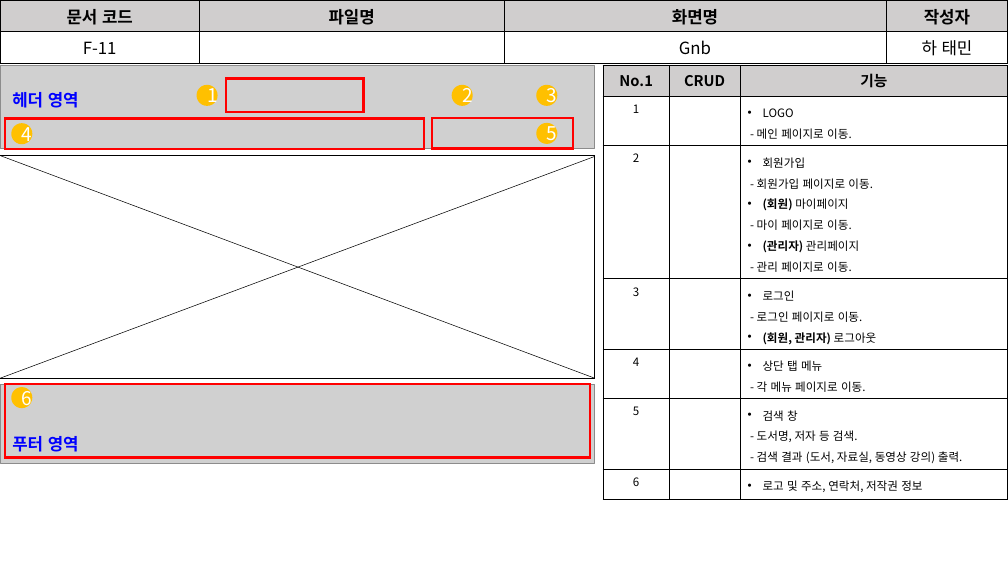
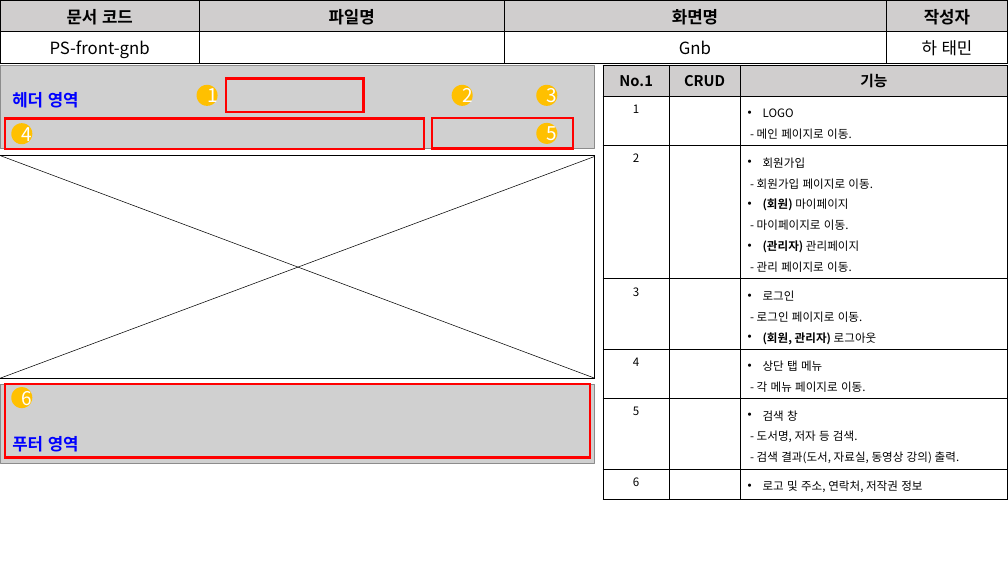
Before and after one commit to David-Ha-1217/Publisher_Portfolio, a slide deck: slide 6 of Documents/화면설계서.pptx. Drawn at 1008x567 pixels with LibreOffice and Linux fonts; fonts in the diff are those of the drawing; grey boxes stand for pictures. Boxes give left, top, right and bottom in pixels: in the first picture for what was removed or moved away, otherwise in the second. Text is boxed around its words. In the diff, an @@ line names an element or a change of style, - is before the commit and + after.

```diff
--- a/Documents/화면설계서.pptx
+++ b/Documents/화면설계서.pptx
@@ table at (0,0,1008,62) @@
-row 2, column 1: F-11
+row 2, column 1: PS-front-gnb
@@ table at (603,66,1008,496) @@
-row 3, column 3: 회원가입 / - 회원가입 페이지로 이동. / (회원) 마이페이지 / - 마이 페이지로 이동. / (관리자) 관리페이지 / - 관리 페이지로 이동.
+row 3, column 3: 회원가입 / - 회원가입 페이지로 이동. / (회원) 마이페이지 / - 마이페이지로 이동. / (관리자) 관리페이지 / - 관리 페이지로 이동.
-row 6, column 3: 검색 창 / - 도서명, 저자 등 검색. / - 검색 결과 (도서, 자료실, 동영상 강의) 출력.
+row 6, column 3: 검색 창 / - 도서명, 저자 등 검색. / - 검색 결과(도서, 자료실, 동영상 강의) 출력.
```
Also in this commit, not shown: 5 other slides changed, 1 slide added, 5 other files.
